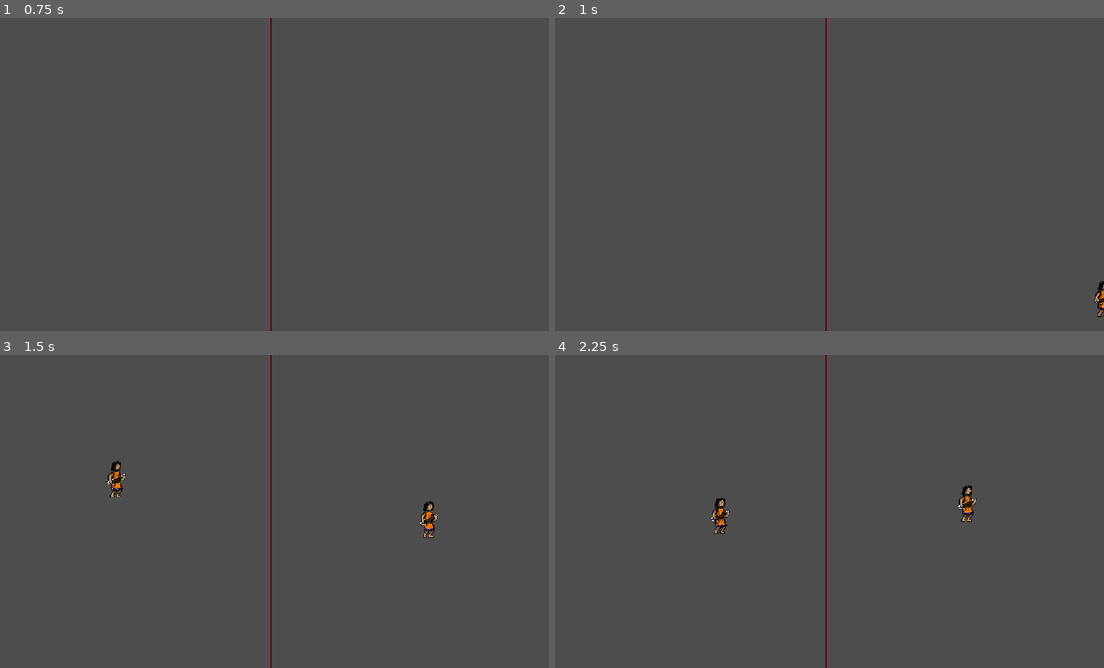
Above: before the commit, frames 1-4 (two rows, left to right).
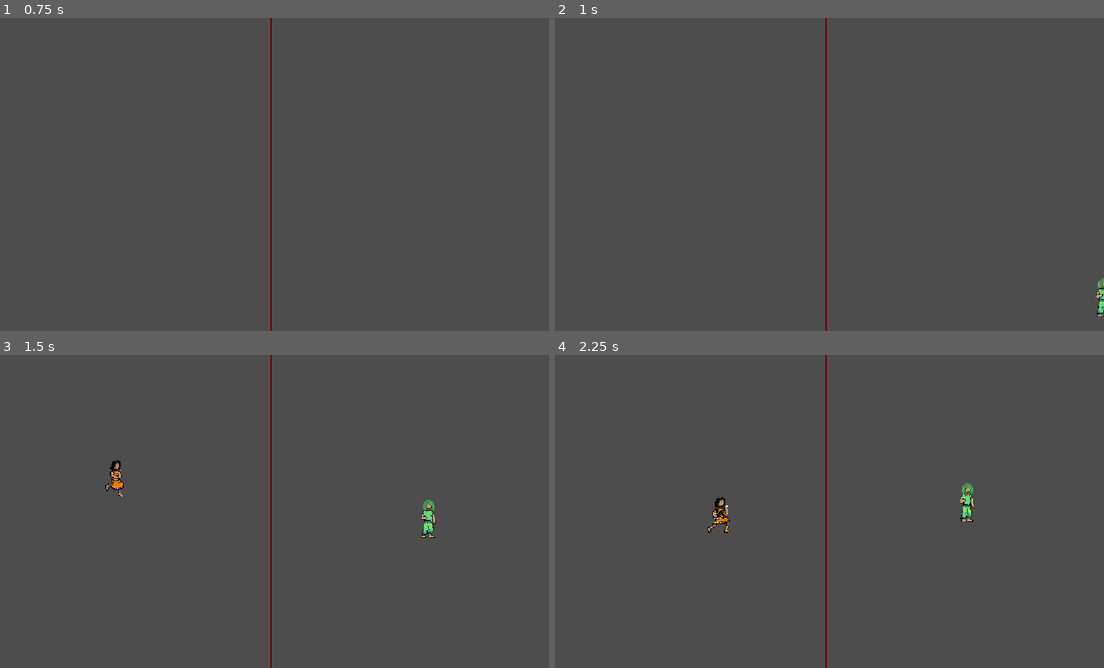
Above: after the commit, the same moments.

Repository: Abaan404/Sask-Game-Jam-Fall-2026
Game: Godot game, scene res://Scenes/HUD/Menus/level_select.tscn
Same seed, same stepped clock (60 frames per second), same inputs: the game is played once before the commit and once after it. The engine's default icon, where the game draws it, is replaced by a stand-in: a white triangle on a blue panel in a dark square.
Inputs:
- Up to frame 1 (0.75 s): click "Level 1-1" at 0.5 s
- Up to frame 2 (1 s): no input
- Up to frame 3 (1.5 s): hold D (right) from 1.28 s (still down); tap W (up) at 1.35 s
- Up to frame 4 (2.25 s): keep holding D (right); tap W (up) at 1.52, 1.82, 2.1 s

Frame 1 is identical in both runs. In frame 2, 0.1% of the frame differs, in the area x 98-100%, y 83-96%; in frame 3, 0.5%; in frame 4, 0.5%, in the area x 27-77%, y 40-58%.

Commit message:
added player_anims

Diff:
--- a/game-jam-fall-2026/Scenes/Entities/Player.tscn
+++ b/game-jam-fall-2026/Scenes/Entities/Player.tscn
@@ -1,12 +1,118 @@
 [gd_scene format=3 uid="uid://doop567ni7qgo"]
 
-[ext_resource type="Texture2D" uid="uid://dyx0lyhhja2ga" path="res://Assets/icon.svg" id="1_3kvya"]
 [ext_resource type="Script" uid="uid://b0vo7b8s3qvsf" path="res://Scripts/player.gd" id="1_v402d"]
+[ext_resource type="Script" uid="uid://bnxcjtcoqr6m" path="res://Scripts/player_animator.gd" id="2_td8ue"]
 [ext_resource type="Texture2D" uid="uid://b24yheumlkkl6" path="res://Assets/orph_idle_1.png" id="3_agccv"]
+[ext_resource type="Texture2D" uid="uid://cy0h4iwifl2gv" path="res://Assets/orph_idle_2.png" id="4_td8ue"]
+[ext_resource type="Texture2D" uid="uid://di8epflj5icn7" path="res://Assets/orph_jump.png" id="5_ynt0t"]
+[ext_resource type="Texture2D" uid="uid://cqey52eqe6wnk" path="res://Assets/orph_run_1.png" id="6_km4ui"]
+[ext_resource type="Texture2D" uid="uid://bnrjgnc46px8p" path="res://Assets/orph_run_2.png" id="7_rsj4h"]
+[ext_resource type="Texture2D" uid="uid://iahey1guubgm" path="res://Assets/eur_jump.png" id="8_0pa8p"]
+[ext_resource type="Texture2D" uid="uid://ccjjeyqsafta0" path="res://Assets/eur_idle_1.png" id="8_km4ui"]
+[ext_resource type="Texture2D" uid="uid://c4vec0ttfkyla" path="res://Assets/eur_idle_2.png" id="9_rsj4h"]
+[ext_resource type="Texture2D" uid="uid://devrl0fbdxvr6" path="res://Assets/eur_wallhang.png" id="11_0hljs"]
+[ext_resource type="Texture2D" uid="uid://dgrd1dxvrdn8n" path="res://Assets/eur_run_1.png" id="12_crkm8"]
+[ext_resource type="Texture2D" uid="uid://dpg1up82dvpey" path="res://Assets/eur_run_2.png" id="13_j230w"]
+[ext_resource type="Texture2D" uid="uid://gyjx2olpyrsh" path="res://Assets/eur_run_3.png" id="14_qkam4"]
+[ext_resource type="Texture2D" uid="uid://bf4samcklsqey" path="res://Assets/eur_run_4.png" id="15_w67ft"]
 
 [sub_resource type="CapsuleShape2D" id="CapsuleShape2D_agccv"]
 radius = 16.0
 height = 92.0
+
+[sub_resource type="SpriteFrames" id="SpriteFrames_yeiif"]
+animations = [{
+"frames": [{
+"duration": 1.0,
+"texture": ExtResource("5_ynt0t")
+}],
+"loop": 0,
+"name": &"fall",
+"speed": 3.0
+}, {
+"frames": [{
+"duration": 1.0,
+"texture": ExtResource("3_agccv")
+}, {
+"duration": 1.0,
+"texture": ExtResource("4_td8ue")
+}],
+"loop": 1,
+"name": &"idle",
+"speed": 6.0
+}, {
+"frames": [{
+"duration": 1.0,
+"texture": ExtResource("7_rsj4h")
+}],
+"loop": 1,
+"name": &"jump",
+"speed": 5.0
+}, {
+"frames": [{
+"duration": 1.0,
+"texture": ExtResource("6_km4ui")
+}, {
+"duration": 1.0,
+"texture": ExtResource("3_agccv")
+}, {
+"duration": 1.0,
+"texture": ExtResource("7_rsj4h")
+}, {
+"duration": 1.0,
+"texture": ExtResource("4_td8ue")
+}],
+"loop": 1,
+"name": &"run",
+"speed": 6.0
+}]
+
+[sub_resource type="SpriteFrames" id="SpriteFrames_td8ue"]
+animations = [{
+"frames": [{
+"duration": 1.0,
+"texture": ExtResource("8_0pa8p")
+}],
+"loop": 1,
+"name": &"fall",
+"speed": 6.0
+}, {
+"frames": [{
+"duration": 1.0,
+"texture": ExtResource("8_km4ui")
+}, {
+"duration": 1.0,
+"texture": ExtResource("9_rsj4h")
+}],
+"loop": 1,
+"name": &"idle",
+"speed": 6.0
+}, {
+"frames": [{
+"duration": 1.0,
+"texture": ExtResource("11_0hljs")
+}],
+"loop": 1,
+"name": &"jump",
+"speed": 6.0
+}, {
+"frames": [{
+"duration": 1.0,
+"texture": ExtResource("12_crkm8")
+}, {
+"duration": 1.0,
+"texture": ExtResource("13_j230w")
+}, {
+"duration": 1.0,
+"texture": ExtResource("14_qkam4")
+}, {
+"duration": 1.0,
+"texture": ExtResource("15_w67ft")
+}],
+"loop": 1,
+"name": &"run",
+"speed": 6.0
+}]
 
 [node name="Player" type="CharacterBody2D" unique_id=1438121118 node_paths=PackedStringArray("camera_transform")]
 script = ExtResource("1_v402d")
@@ -16,14 +122,23 @@
 position = Vector2(0, -22)
 shape = SubResource("CapsuleShape2D_agccv")
 
-[node name="Sprite2D" type="Sprite2D" parent="." unique_id=987778915]
-visible = false
-scale = Vector2(0.375, 0.375)
-texture = ExtResource("1_3kvya")
+[node name="PlayerAnimator" type="Node2D" parent="." unique_id=1991672602 node_paths=PackedStringArray("player", "Orpheus", "Eurydice")]
+script = ExtResource("2_td8ue")
+player = NodePath("..")
+Orpheus = NodePath("OrphSprite")
+Eurydice = NodePath("EurySprite")
+
+[node name="OrphSprite" type="AnimatedSprite2D" parent="PlayerAnimator" unique_id=1406786192]
+position = Vector2(0, -31)
+scale = Vector2(0.5, 0.5)
+sprite_frames = SubResource("SpriteFrames_yeiif")
+animation = &"jump"
+autoplay = "idle"
+
+[node name="EurySprite" type="AnimatedSprite2D" parent="PlayerAnimator" unique_id=1195828665]
+position = Vector2(0, -31)
+scale = Vector2(0.5, 0.5)
+sprite_frames = SubResource("SpriteFrames_td8ue")
+animation = &"fall"
 
 [node name="CameraTransform" type="RemoteTransform2D" parent="." unique_id=1982584075]
-
-[node name="Orpheus Sprite" type="Sprite2D" parent="." unique_id=1576425065]
-position = Vector2(0, -31)
-scale = Vector2(0.5, 0.5)
-texture = ExtResource("3_agccv")
--- /dev/null
+++ b/game-jam-fall-2026/Scripts/player_animator.gd
@@ -0,0 +1,36 @@
+extends Node2D
+
+@export var player: Player
+@export var Orpheus: AnimatedSprite2D
+@export var Eurydice: AnimatedSprite2D
+var sprite: AnimatedSprite2D
+
+var dir: int = 1
+var last_dir: int
+
+func _ready() -> void:
+	if player.is_player_2:
+		sprite = Eurydice
+		Orpheus.visible = false
+	else:
+		sprite = Orpheus
+		Eurydice.visible = false
+
+	last_dir = dir
+
+
+func _process(delta: float) -> void:
+	if last_dir != sign(player.velocity.x) and player.velocity.x != 0:
+		dir = -dir
+		last_dir = dir
+		sprite.flip_h = !sprite.flip_h
+
+
+	if player.velocity.y < 0:
+		sprite.play("jump")
+	elif player.velocity.y > 0:
+		sprite.play("fall")
+	elif player.velocity != Vector2.ZERO:
+		sprite.play("run")
+	else:
+		sprite.play("idle")
Binary file added: game-jam-fall-2026/Assets/eur_idle_1.png
Not shown, added: game-jam-fall-2026/Assets/eur_idle_1.png.import
Binary file added: game-jam-fall-2026/Assets/eur_idle_2.png
Not shown, added: game-jam-fall-2026/Assets/eur_idle_2.png.import
Binary file added: game-jam-fall-2026/Assets/eur_jump.png
Not shown, added: game-jam-fall-2026/Assets/eur_jump.png.import
Binary file added: game-jam-fall-2026/Assets/eur_run_1.png
Not shown, added: game-jam-fall-2026/Assets/eur_run_1.png.import
Binary file added: game-jam-fall-2026/Assets/eur_run_2.png
Not shown, added: game-jam-fall-2026/Assets/eur_run_2.png.import
Binary file added: game-jam-fall-2026/Assets/eur_run_3.png
Not shown, added: game-jam-fall-2026/Assets/eur_run_3.png.import
(and 13 more such lines)
